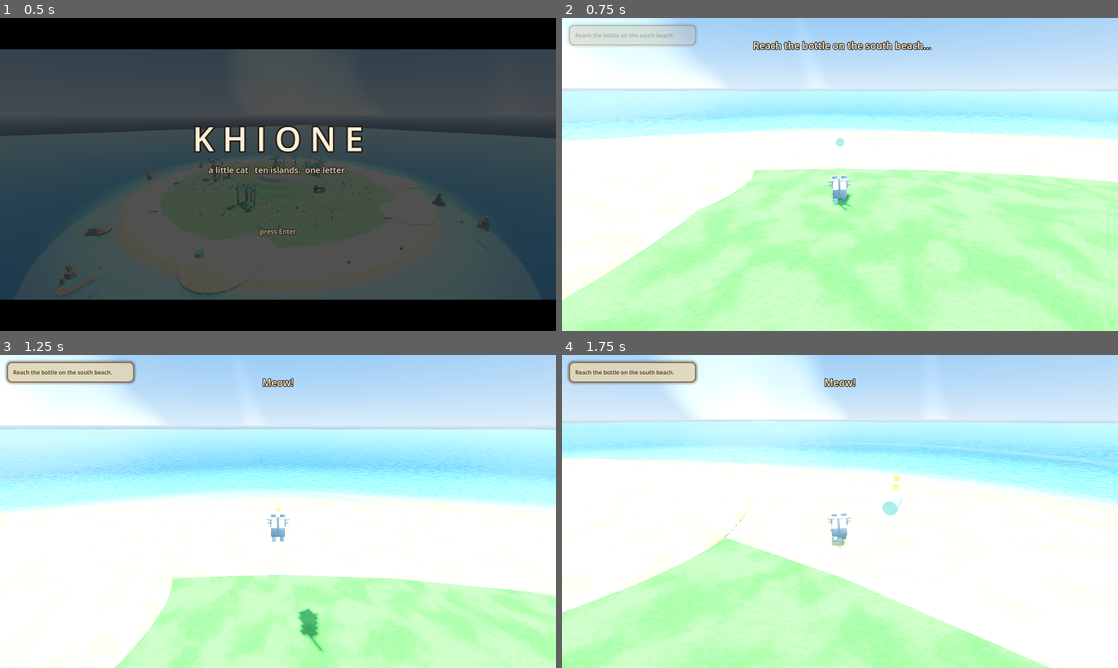
Above: before the commit, frames 1-4 (two rows, left to right).
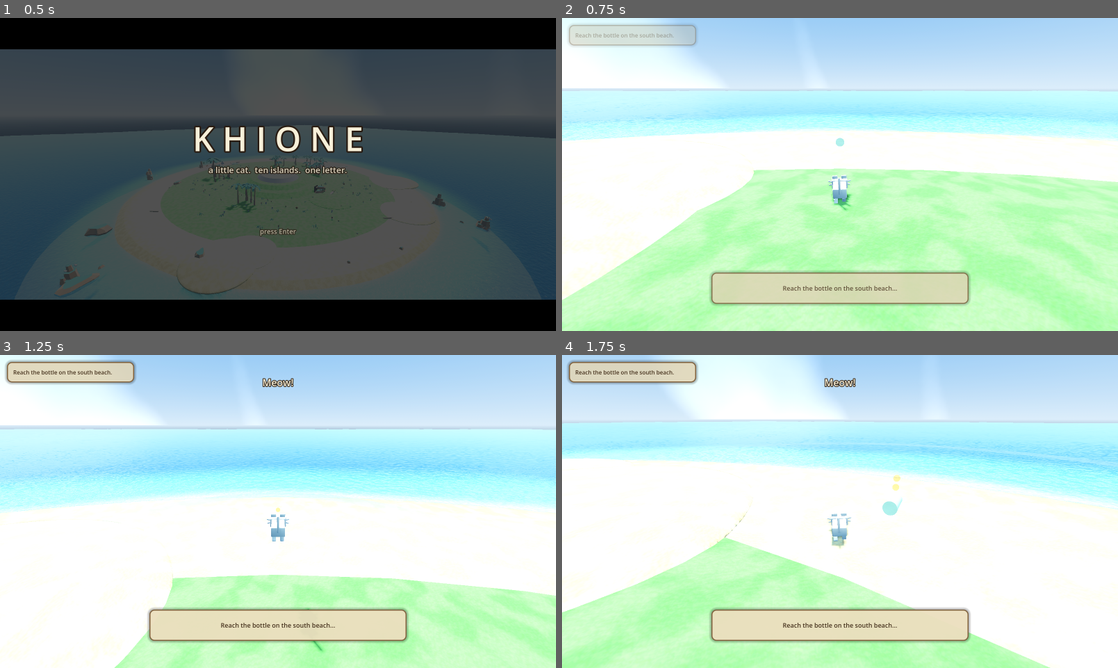
Above: after the commit, the same moments.

Repository: seykafu/KhioneGame
Game: Godot game, scene res://scenes/main.tscn
Same seed, same stepped clock (60 frames per second), same inputs: the game is played once before the commit and once after it.
Inputs (mouse positions are in pixels of both pictures, inside the frame that each line leads up to):
- Up to frame 1 (0.5 s): no input
- Up to frame 2 (0.75 s): tap Enter (ui_accept) at 0.5 s; move the mouse to (867, 174) at 0.52 s; hold W (move_forward) from 0.53 s (still down); hold E (interact) from 0.53 s (still down); click (867, 174) at 0.67 s
- Up to frame 3 (1.25 s): keep holding W (move_forward); keep holding E (interact); tap Space (jump) at 0.77, 1.07 s; tap M (meow) at 0.8 s
- Up to frame 4 (1.75 s): keep holding W (move_forward); move the mouse to (812, 511) at 1.27 s; release E (interact) at 1.28 s; tap M (meow) at 1.35 s; click (812, 511) at 1.42 s; tap Space (jump) at 1.52 s; tap E (interact) at 1.55 s

Frame 1 is identical in both runs. In frame 2, 5.7% of the frame differs, in the area x 26-74%, y 7-92%; in frame 3, 5.3%; in frame 4, 5.3%.

Commit message:
Poster reads from both sides + bottom text box
- The mannequin poster is now through-printed window signage: translucent
  paper with the ink glyphs pushed through both faces. From the atrium it
  reads left-arrow, dot, right-arrow, cross; from inside the shop it reads
  the honest mirror (cross, left-arrow... reversed), verified in renders
  from both sides
- Narrative messages move from the overflowing top label into a proper
  storybook text box: bottom-centre parchment panel, word-wrapped, fades
  in and out; interaction prompt tucks beneath it. Short vocal barks
  (Meow!) keep the small top label
- snapshot tool gains KH_MSG to preview messages

Co-Authored-By: Claude Fable 5 <noreply@anthropic.com>

Diff:
--- a/scenes/ui/hud.tscn
+++ b/scenes/ui/hud.tscn
@@ -11,9 +11,9 @@
 anchor_right = 0.5
 anchor_bottom = 1.0
 offset_left = -300.0
-offset_top = -110.0
+offset_top = -60.0
 offset_right = 300.0
-offset_bottom = -70.0
+offset_bottom = -24.0
 theme_override_font_sizes/font_size = 22
 horizontal_alignment = 1
 vertical_alignment = 1
--- a/scripts/puzzles/mannequin_shop.gd
+++ b/scripts/puzzles/mannequin_shop.gd
@@ -82,20 +82,29 @@
 	add_child(_door_plate)
 
 func _build_poster() -> void:
-	# On the right-hand pane (as seen from the atrium): a dusty band poster.
-	_add_box(Vector3(0.05, 1.25, 1.4), Vector3(15.88, 2.05, 9.65), POSTER_PAPER, false)
+	# Printed on the right-hand pane like window signage: translucent paper
+	# with the ink pushed through both faces, so it reads from the atrium
+	# and reads MIRRORED from inside the shop, as glass does.
+	var paper := _add_box(Vector3(0.03, 1.25, 1.4), Vector3(15.88, 2.05, 9.65), POSTER_PAPER, false)
+	var paper_mat := StandardMaterial3D.new()
+	paper_mat.albedo_color = Color(POSTER_PAPER.r, POSTER_PAPER.g, POSTER_PAPER.b, 0.45)
+	paper_mat.transparency = BaseMaterial3D.TRANSPARENCY_ALPHA
+	paper_mat.cull_mode = BaseMaterial3D.CULL_DISABLED
+	paper_mat.roughness = 0.9
+	paper.material_override = paper_mat
+	paper.cast_shadow = GeometryInstance3D.SHADOW_CASTING_SETTING_OFF
 	var glyph_z := [9.2, 9.5, 9.8, 10.1]
 	# Glyphs, left to right as seen from outside: left arrow, facing-dot,
-	# right arrow, away-cross.
-	_glyph_arrow(Vector3(15.85, 2.15, glyph_z[0]), -1.0)
-	_glyph_dot(Vector3(15.85, 2.15, glyph_z[1]))
-	_glyph_arrow(Vector3(15.85, 2.15, glyph_z[2]), 1.0)
-	_glyph_cross(Vector3(15.85, 2.15, glyph_z[3]))
-	# A worn caption bar under the glyphs.
-	_add_box(Vector3(0.04, 0.06, 1.1), Vector3(15.86, 1.72, 9.65), POSTER_INK, false)
+	# right arrow, away-cross. All centred in the pane so both sides see them.
+	_glyph_arrow(Vector3(15.88, 2.15, glyph_z[0]), -1.0)
+	_glyph_dot(Vector3(15.88, 2.15, glyph_z[1]))
+	_glyph_arrow(Vector3(15.88, 2.15, glyph_z[2]), 1.0)
+	_glyph_cross(Vector3(15.88, 2.15, glyph_z[3]))
+	# A worn caption bar under the glyphs, through-printed as well.
+	_add_box(Vector3(0.09, 0.06, 1.1), Vector3(15.88, 1.72, 9.65), POSTER_INK, false)
 
 func _glyph_arrow(pos: Vector3, dir_z: float) -> void:
-	var shaft := _add_box(Vector3(0.03, 0.045, 0.16), pos, POSTER_INK, false)
+	var shaft := _add_box(Vector3(0.09, 0.045, 0.16), pos, POSTER_INK, false)
 	shaft.position += Vector3(0, 0, -0.03 * dir_z)
 	var head := MeshInstance3D.new()
 	var cone := CylinderMesh.new()
@@ -113,7 +122,7 @@
 	var cyl := CylinderMesh.new()
 	cyl.top_radius = 0.055
 	cyl.bottom_radius = 0.055
-	cyl.height = 0.03
+	cyl.height = 0.09
 	dot.mesh = cyl
 	dot.material_override = _mat(POSTER_INK)
 	dot.rotation.z = PI / 2.0
@@ -122,7 +131,7 @@
 
 func _glyph_cross(pos: Vector3) -> void:
 	for rot in [0.7, -0.7]:
-		var bar := _add_box(Vector3(0.03, 0.04, 0.17), pos, POSTER_INK, false)
+		var bar := _add_box(Vector3(0.09, 0.04, 0.17), pos, POSTER_INK, false)
 		bar.rotation.x = rot
 
 func _build_mannequins() -> void:
--- a/scripts/ui/hud.gd
+++ b/scripts/ui/hud.gd
@@ -28,6 +28,9 @@
 var _objective_label: Label
 var _last_objective := ""
 var _letter_hint_shown := false
+var _msg_panel: PanelContainer
+var _msg_label: Label
+var _msg_timer := 0.0
 
 class PawMark:
 	extends Control
@@ -160,6 +163,7 @@
 	_apply_storybook_theme()
 	_build_location_label()
 	_build_objective()
+	_build_message_box()
 	_build_slots()
 	# Items live in the journal's Satchel (Tab); no persistent bar on screen.
 	inventory_bar.visible = false
@@ -178,6 +182,12 @@
 		_vocal_timer -= delta
 		if _vocal_timer <= 0.0:
 			vocal_label.text = ""
+	if _msg_timer > 0.0:
+		_msg_timer -= delta
+		if _msg_timer <= 0.0:
+			var t := create_tween()
+			t.tween_property(_msg_panel, "modulate:a", 0.0, 0.35)
+			t.tween_callback(func() -> void: _msg_panel.visible = false)
 	if is_instance_valid(player) and not get_tree().paused:
 		prompt.text = player.get_prompt_text()
 
@@ -339,9 +349,42 @@
 			_slots[i].tooltip_text = ""
 		_paw_marks[i].visible = not filled
 
+## A traditional text box: bottom-centre parchment panel with word wrap.
+func _build_message_box() -> void:
+	_msg_panel = PanelContainer.new()
+	_msg_panel.add_theme_stylebox_override("panel", parchment_style(0.93))
+	_msg_panel.anchor_left = 0.5
+	_msg_panel.anchor_right = 0.5
+	_msg_panel.anchor_top = 1.0
+	_msg_panel.anchor_bottom = 1.0
+	_msg_panel.offset_left = -370.0
+	_msg_panel.offset_right = 370.0
+	_msg_panel.offset_top = -168.0
+	_msg_panel.offset_bottom = -78.0
+	_msg_panel.visible = false
+	_msg_panel.mouse_filter = Control.MOUSE_FILTER_IGNORE
+	var margin := MarginContainer.new()
+	for side in ["margin_left", "margin_top", "margin_right", "margin_bottom"]:
+		margin.add_theme_constant_override(side, 14)
+	margin.mouse_filter = Control.MOUSE_FILTER_IGNORE
+	_msg_panel.add_child(margin)
+	_msg_label = Label.new()
+	_msg_label.autowrap_mode = TextServer.AUTOWRAP_WORD_SMART
+	_msg_label.horizontal_alignment = HORIZONTAL_ALIGNMENT_CENTER
+	_msg_label.vertical_alignment = VERTICAL_ALIGNMENT_CENTER
+	_msg_label.add_theme_font_size_override("font_size", 18)
+	_msg_label.add_theme_color_override("font_color", INK)
+	_msg_label.mouse_filter = Control.MOUSE_FILTER_IGNORE
+	margin.add_child(_msg_label)
+	add_child(_msg_panel)
+
 func flash_message(text: String, dur := 3.0) -> void:
-	vocal_label.text = text
-	_vocal_timer = dur
+	_msg_label.text = text
+	_msg_panel.visible = true
+	_msg_panel.modulate.a = 0.0
+	var t := create_tween()
+	t.tween_property(_msg_panel, "modulate:a", 1.0, 0.25)
+	_msg_timer = dur
 
 func _on_vocal(kind: String) -> void:
 	vocal_label.text = VOCAL_TEXT.get(kind, "")
--- a/tools/snapshot.gd
+++ b/tools/snapshot.gd
@@ -65,6 +65,11 @@
 				for c in island.get_children():
 					if c is OmniLight3D:
 						c.visible = false
+	var msg := OS.get_environment("KH_MSG")
+	if not msg.is_empty():
+		var hud := get_tree().root.find_child("HUD", true, false)
+		if hud:
+			hud.flash_message(msg, 30.0)
 	var cam_spec := OS.get_environment("KH_CAM")  # "px,py,pz|tx,ty,tz"
 	if not cam_spec.is_empty():
 		var parts := cam_spec.split("|")
